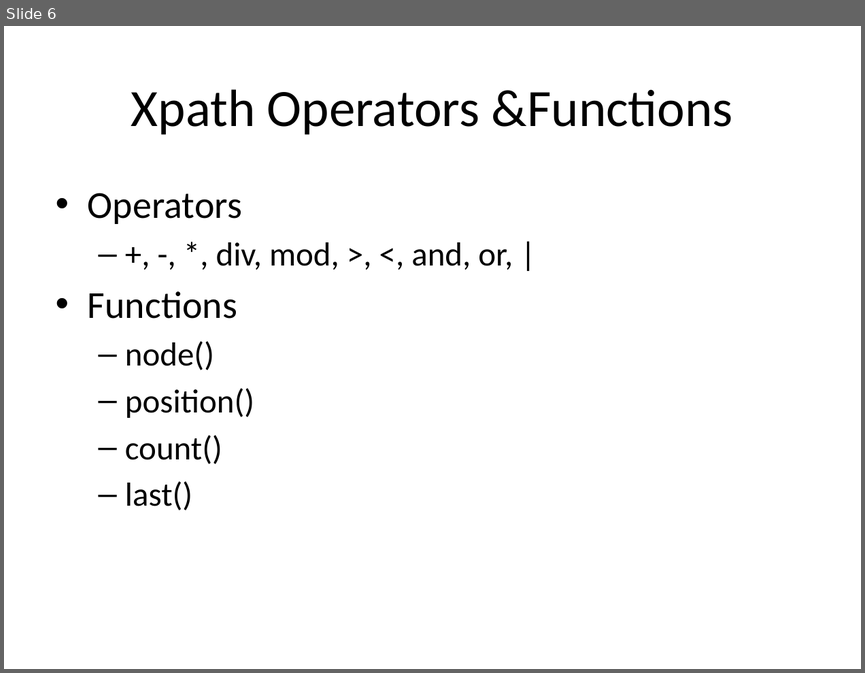
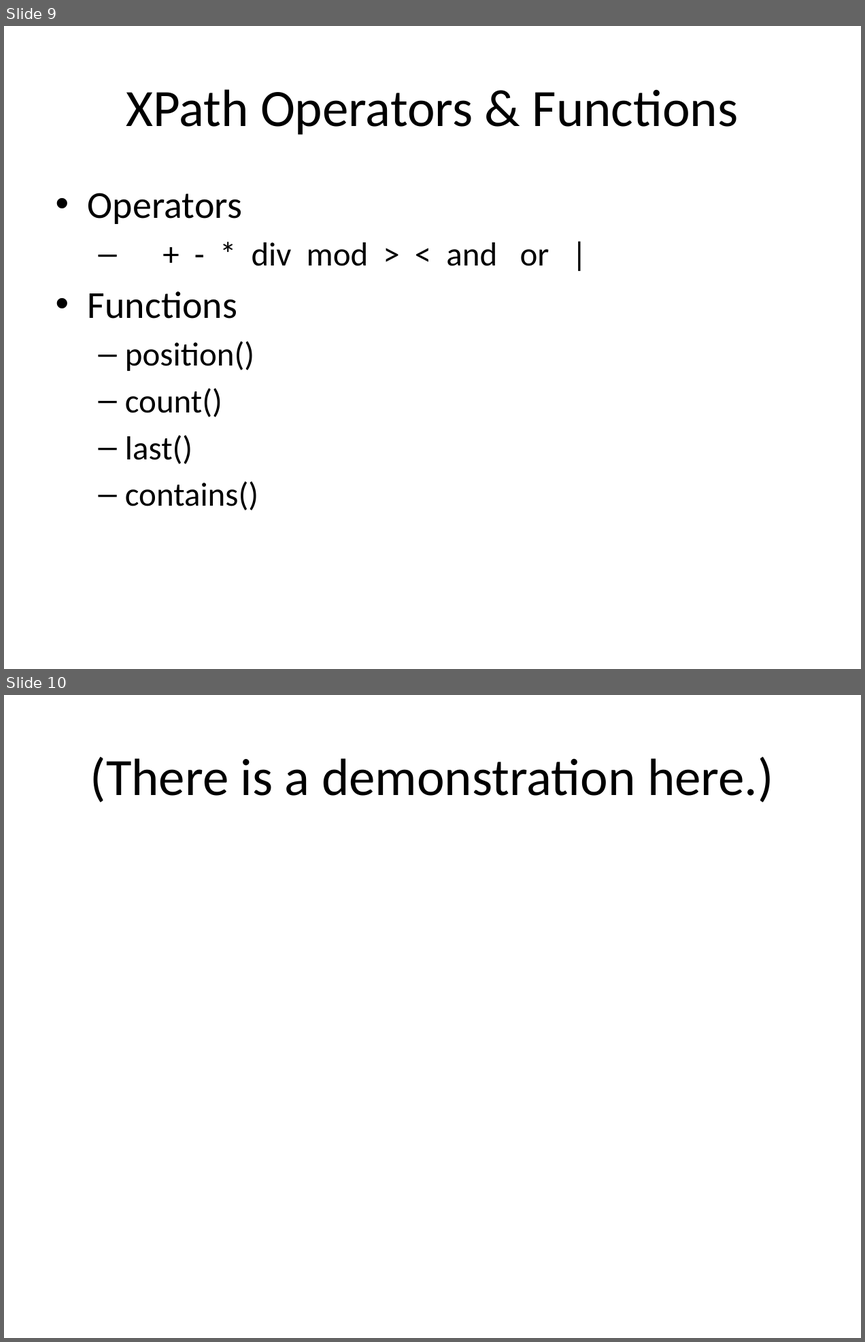
Before and after one commit to liujy10/Backyard-of-IExploring, a slide deck: lecture_sjk(draft).pptx. Shown one above the other, each under a label of ours: slide 6 before the commit, slides 9 and 10 after it. The pictures are 865x673 and 865x1342 pixels, drawn with LibreOffice and Linux fonts; fonts in the diff are those of the drawing. Boxes give left, top, right and bottom in pixels: in the first picture for what was removed or moved away, otherwise in the second. Text is boxed around its words. In the diff, an @@ line names an element or a change of style, - is before the commit and + after.

Commit message:
A preliminary revised version of XPath and XQuery

```diff
--- a/lecture_sjk(draft).pptx
+++ b/lecture_sjk(draft).pptx
@@ slide 10 added at (x1=4, y1=695, x2=861, y2=1338), background #FFFFFF @@
@@ title added at (x1=90, y1=757, x2=774, y2=802), 44 pt, text #000000 @@
+(There is a demonstration here.)
@@ what was slide 6 is now slide 9 @@
@@ slide 9 changed as well @@
@@ title at (x1=126, y1=89, x2=738, y2=135): text changed @@
-Xpath Operators &Functions
+XPath Operators & Functions
@@ text at (x1=252, y1=242, x2=549, y2=266): text changed @@
-  – +, -, *, div, mod, >, <, and, or, |
+  – + - * div mod > < and or |
@@ text at (x1=125, y1=341, x2=214, y2=370): paragraph removed @@
-  – node()
@@ text at (x1=125, y1=481, x2=258, y2=510): paragraph added @@
+  – contains()
```
Also in this commit, not shown: 5 other slides changed, 5 other slides added, 3 slides removed.
